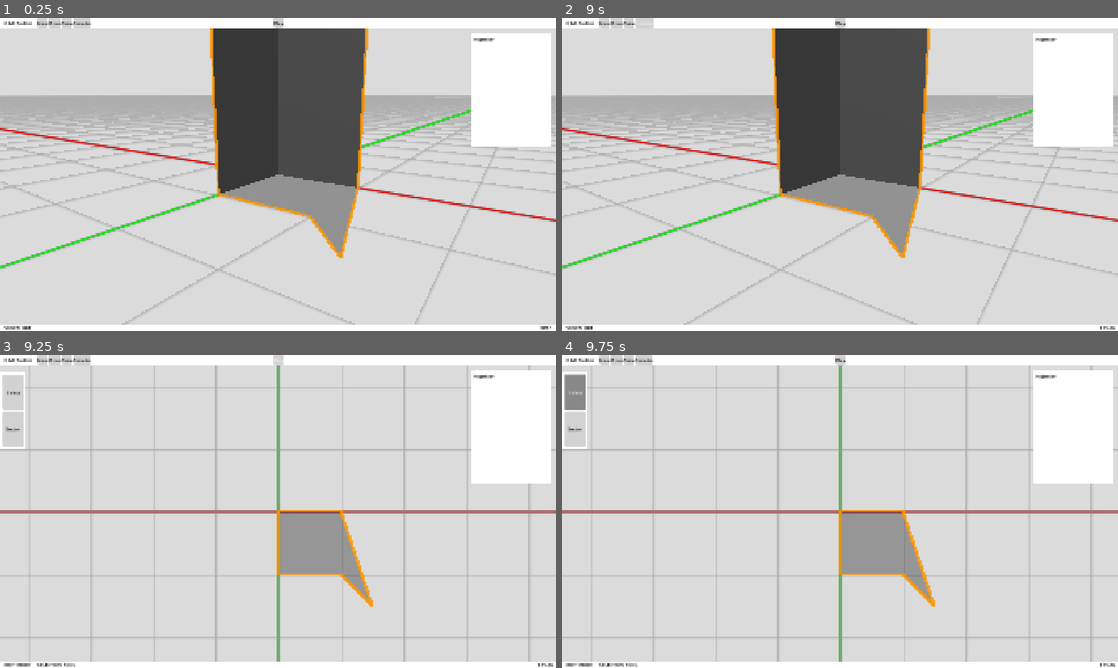
Above: before the commit, frames 1-4 (two rows, left to right).
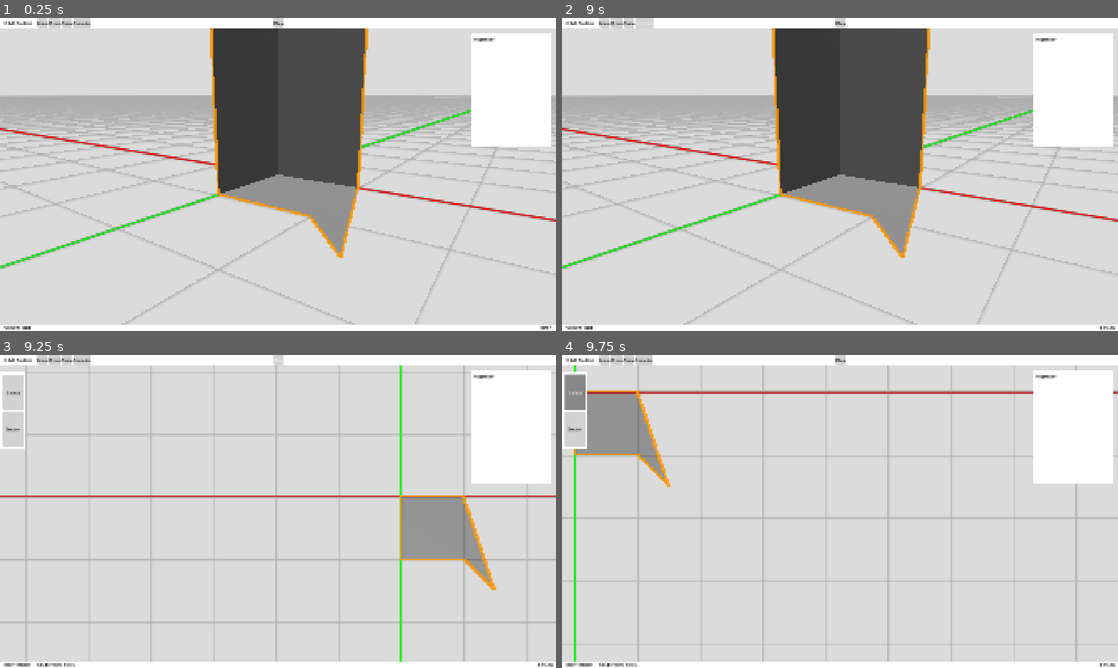
Above: after the commit, the same moments.

Repository: JoonChicken/dnd-builder
Game: Godot game, scene res://main.tscn
The game is run twice, just before and just after one commit, with the same random seed, the same clock (stepped at 60 frames per second) and the same inputs.
Inputs (mouse positions are in pixels of both pictures, inside the frame that each line leads up to):
- Up to frame 1 (0.25 s): no input
- Up to frame 2 (9 s): click "Play" at 0.5 s; click "Play" at 1.25 s; click "New" at 2 s; click "New" at 2.75 s; click "Open" at 3.5 s; click "Open" at 4.25 s; click "New" at 5 s; click "Open" at 5.75 s; click "Play" at 6.5 s; click "Save" at 7.25 s; click "Save As" at 8 s; move the mouse to (962, 158) at 8.77 s; hold Middle mouse button (camera_orbit) from 8.78 s (still down); click (962, 158) at 8.92 s
- Up to frame 3 (9.25 s): keep holding Middle mouse button (camera_orbit); tap Tab (change_viewmode) at 9.05 s
- Up to frame 4 (9.75 s): release Middle mouse button (camera_orbit) at 9.5 s; click "Select" at 9.5 s

Frames 1-2 are identical in both runs. In frame 3, 13% of the frame differs, in the area x 0-100%, y 3-98%; in frame 4, 12%.

Commit message:
Edit mode camera improvements

Diff:
--- a/world/camera_controller.gd
+++ b/world/camera_controller.gd
@@ -19,6 +19,7 @@
 var camera_default_zoom_perspective : float  # how far away the camera is from its origin (in meters)
 var camera_default_zoom_orthogonal : float
 var prev_mouse_pos := Vector2.ZERO
+var prev_global_mouse_pos := Vector3.ZERO
 
 var viewmode_root_rotation_save : Vector3
 var viewmode_root_height_save : float
@@ -62,20 +63,6 @@
         direction.y += 1
     if Input.is_action_pressed("camera_down"):
         direction.y -= 1
-    if Input.is_action_just_pressed("zoom_in"):
-        camera_zoom_mult *= 0.8
-        if current_mode == modes.EDITMODE:
-            camera.size *= 0.8 # orthogonal stuff
-        camera.position.z = camera_zoom_mult * camera_default_zoom_perspective
-        root_visual.mesh.radius = 0.01 * camera_zoom_mult
-        root_visual.mesh.height = 0.02 * camera_zoom_mult
-    if Input.is_action_just_pressed("zoom_out"):
-        camera_zoom_mult *= 1.25
-        if current_mode == modes.EDITMODE:
-            camera.size *= 1.25
-        camera.position.z = camera_zoom_mult * camera_default_zoom_perspective
-        root_visual.mesh.radius = 0.01 * camera_zoom_mult
-        root_visual.mesh.height = 0.02 * camera_zoom_mult
 
     if direction != Vector3.ZERO:
         direction = direction.normalized().rotated(Vector3.UP, camera_root.rotation.y)
@@ -98,6 +85,48 @@
         if abs(camera_root.position.y - target_y_save) < 0.0001:
             snap_vertically = false
 
+    # zooming - if in edit mode, then zoom toward mouse cursor
+    var zoomed := false
+    if Input.is_action_just_pressed("zoom_in"):
+        zoomed = true
+        prev_global_mouse_pos = get_mouse_pos()
+        camera_zoom_mult *= 0.8
+        if current_mode == modes.EDITMODE:
+            camera.size *= 0.8 # orthogonal stuff
+        camera.position.z = camera_zoom_mult * camera_default_zoom_perspective
+        root_visual.mesh.radius = 0.01 * camera_zoom_mult
+        root_visual.mesh.height = 0.02 * camera_zoom_mult
+    if Input.is_action_just_pressed("zoom_out"):
+        zoomed = true
+        prev_global_mouse_pos = get_mouse_pos()
+        camera_zoom_mult *= 1.25
+        if current_mode == modes.EDITMODE:
+            camera.size *= 1.25
+        camera.position.z = camera_zoom_mult * camera_default_zoom_perspective
+        root_visual.mesh.radius = 0.01 * camera_zoom_mult
+        root_visual.mesh.height = 0.02 * camera_zoom_mult
+
+    # get rotation of camera from mouse pos
+    # OR if in edit mode, translate the camera
+    if Input.is_action_just_pressed("camera_orbit"):
+        if current_mode == modes.EDITMODE:
+            prev_global_mouse_pos = get_mouse_pos()
+        else:
+            prev_mouse_pos = get_viewport().get_mouse_position()
+    if Input.is_action_pressed("camera_orbit"):
+        if current_mode == modes.EDITMODE:
+            camera_target_pos += prev_global_mouse_pos - get_mouse_pos()
+            camera_root.position = camera_target_pos
+        else:
+            var curr_mouse_pos := get_viewport().get_mouse_position()
+            camera_root.rotation.y -= (curr_mouse_pos.x - prev_mouse_pos.x) * camera_rotate_mult
+            camera_root.rotation.x -= clamp((curr_mouse_pos.y - prev_mouse_pos.y) * camera_rotate_mult, -PI/2, PI/2)
+            prev_mouse_pos = curr_mouse_pos
+
+    if current_mode == modes.EDITMODE and zoomed:
+        camera_target_pos += prev_global_mouse_pos - get_mouse_pos()
+        camera_root.position = camera_target_pos
+
     $target_visual.position = camera_target_pos # DEBUG
 
     var velocity_actual = (camera_target_pos - camera_root.position) * camera_drag
@@ -117,16 +146,6 @@
     st.add_vertex(root_pos)
     var linemesh = st.commit()
     $Meterstick.mesh = linemesh
-
-    # get rotation of camera from mouse pos
-    if current_mode != modes.EDITMODE:
-        if Input.is_action_just_pressed("camera_orbit"):
-            prev_mouse_pos = get_viewport().get_mouse_position()
-        if Input.is_action_pressed("camera_orbit"):
-            var curr_mouse_pos := get_viewport().get_mouse_position()
-            camera_root.rotation.y -= (curr_mouse_pos.x - prev_mouse_pos.x) * camera_rotate_mult
-            camera_root.rotation.x -= clamp((curr_mouse_pos.y - prev_mouse_pos.y) * camera_rotate_mult, -PI/2, PI/2)
-            prev_mouse_pos = curr_mouse_pos
 
 
 func change_viewmode(new_mode: int) -> void:
@@ -151,6 +170,7 @@
         camera_root.position.y = viewmode_root_height_save
         root_visual.show()
         $Meterstick.show()
+    @warning_ignore("int_as_enum_without_cast")
     current_mode = new_mode
 
 
--- a/world/camera_controller.tscn
+++ b/world/camera_controller.tscn
@@ -7,6 +7,7 @@
 [sub_resource type="ShaderMaterial" id="ShaderMaterial_vjjq0"]
 render_priority = 0
 shader = ExtResource("2_vjjq0")
+shader_parameter/alpha = 0.55
 
 [sub_resource type="Environment" id="Environment_7jft8"]
 
